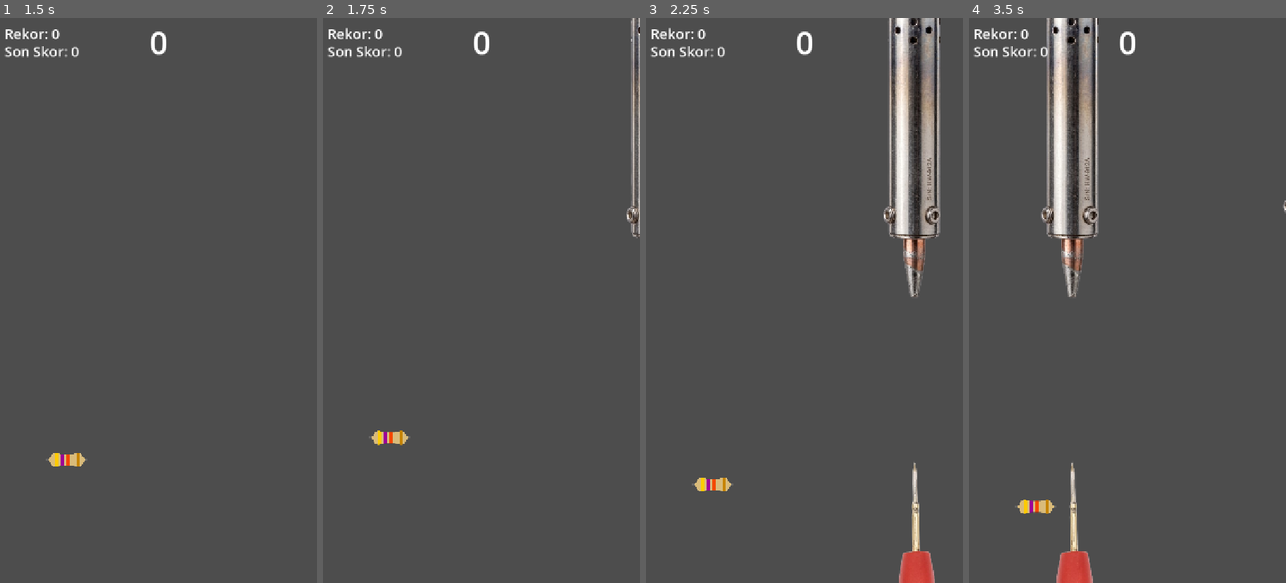
Above: before the commit, frames 1-4 (left to right).
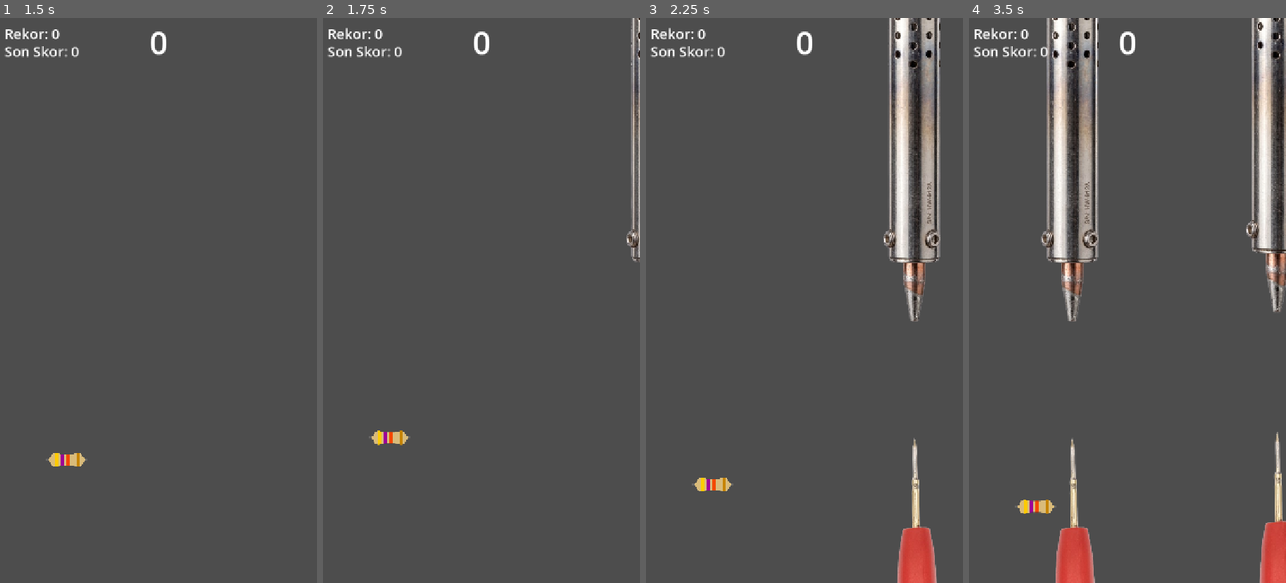
Above: after the commit, the same moments.

Repository: onuraltunbas/FlappyElectronics
Game: Godot game, scene res://Scenes/main_game.tscn
Same seed, same stepped clock (60 frames per second), same inputs: the game is played once before the commit and once after it.
Inputs (mouse positions are in pixels of both pictures, inside the frame that each line leads up to):
- Up to frame 1 (1.5 s): tap Enter at 0.5 s; move the mouse to (228, 272) at 0.52 s; click (228, 272) at 0.67 s; move the mouse to (95, 328) at 1.27 s; click (95, 328) at 1.42 s
- Up to frame 2 (1.75 s): no input
- Up to frame 3 (2.25 s): move the mouse to (836, 176) at 2.02 s; click (836, 176) at 2.17 s
- Up to frame 4 (3.5 s): move the mouse to (1111, 413) at 2.77 s; click (1111, 413) at 2.92 s

Frame 1 is identical in both runs. In frame 2, 0.4% of the frame differs, in the area x 95-100%, y 0-44%; in frame 3, 3.5%; in frame 4, 8.6%, in the area x 22-100%, y 0-100%.

Commit message:
dinamik aralık

Diff:
--- a/flappy-electronics/Scenes/main_game.tscn
+++ b/flappy-electronics/Scenes/main_game.tscn
@@ -11,8 +11,9 @@
 
 [node name="MainGame" type="Node2D" unique_id=2024457642 groups=["merkez"]]
 script = ExtResource("1_l756w")
-en_genis_delik = 350.0
-en_dar_delik = 250.0
+en_yavas_kapi = 2.0
+en_genis_delik = 250.0
+en_dar_delik = 100.0
 
 [node name="Player" parent="." unique_id=1500827778 instance=ExtResource("2_pu3va")]
 position = Vector2(152, 615)
